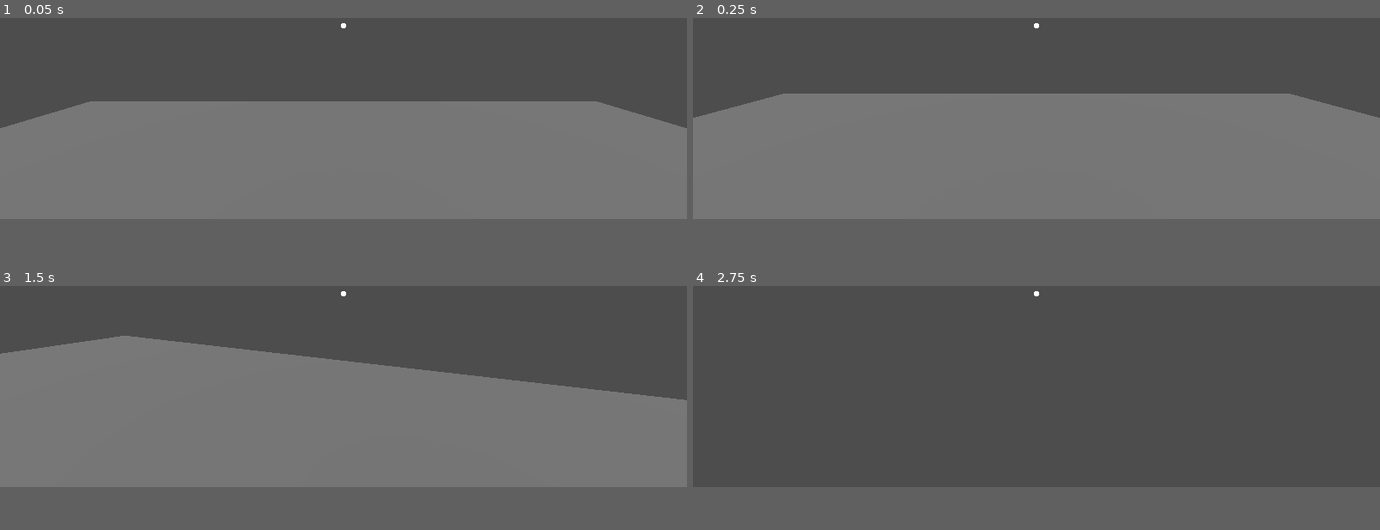
Above: before the commit, frames 1-4 (two rows, left to right).
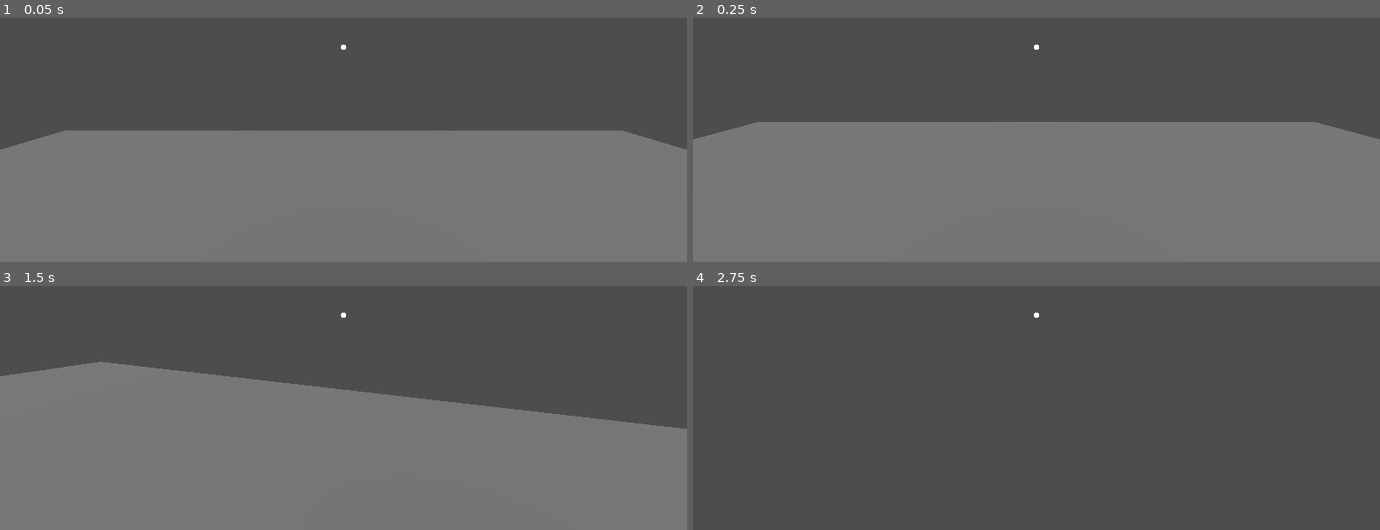
Above: after the commit, the same moments.

Repository: phearbot/Manifold-Godot
Game: Godot game, scene res://scenes/test.tscn
Two runs of this game, one before a commit and one after it. Both use one fixed random seed, a clock stepped at 60 frames per second and the inputs below.
Inputs (mouse positions are in pixels of both pictures, inside the frame that each line leads up to):
- Up to frame 1 (0.05 s): no input
- Up to frame 2 (0.25 s): no input
- Up to frame 3 (1.5 s): tap Enter (ui_accept) at 0.5, 0.77 s; move the mouse to (377, 293) at 0.52 s; hold Up (ui_up) from 0.53 s (still down); click (377, 293) at 0.6 s; move the mouse to (309, 295) at 1.27 s; click (309, 295) at 1.35 s
- Up to frame 4 (2.75 s): keep holding Up (ui_up); tap Enter (ui_accept) at 1.52 s; move the mouse to (1050, 286) at 2.02 s; click (1050, 286) at 2.1 s
In our replay, the window is 800x450 before the commit and 800x500 after it. These sizes can differ from the game's own. Grey fills any space a smaller window leaves; there, only what the larger window draws over its background counts as a difference.

The runs differ from the first frame. In frame 1, 11% of the frame differs, in the area x 0-100%, y 2-54%; in frame 2, 11%; in frame 3, 11%, in the area x 0-100%, y 2-59%; in frame 4, less than 0.1%.

Commit message:
reticle is now a scaling element of the UI

Diff:
--- a/icon.svg
+++ /dev/null
@@ -1 +0,0 @@
-<svg height="128" width="128" xmlns="http://www.w3.org/2000/svg"><rect x="2" y="2" width="124" height="124" rx="14" fill="#363d52" stroke="#212532" stroke-width="4"/><g transform="scale(.101) translate(122 122)"><g fill="#fff"><path d="M105 673v33q407 354 814 0v-33z"/><path fill="#478cbf" d="m105 673 152 14q12 1 15 14l4 67 132 10 8-61q2-11 15-15h162q13 4 15 15l8 61 132-10 4-67q3-13 15-14l152-14V427q30-39 56-81-35-59-83-108-43 20-82 47-40-37-88-64 7-51 8-102-59-28-123-42-26 43-46 89-49-7-98 0-20-46-46-89-64 14-123 42 1 51 8 102-48 27-88 64-39-27-82-47-48 49-83 108 26 42 56 81zm0 33v39c0 276 813 276 813 0v-39l-134 12-5 69q-2 10-14 13l-162 11q-12 0-16-11l-10-65H447l-10 65q-4 11-16 11l-162-11q-12-3-14-13l-5-69z"/><path d="M483 600c3 34 55 34 58 0v-86c-3-34-55-34-58 0z"/><circle cx="725" cy="526" r="90"/><circle cx="299" cy="526" r="90"/></g><g fill="#414042"><circle cx="307" cy="532" r="60"/><circle cx="717" cy="532" r="60"/></g></g></svg>
--- a/project.godot
+++ b/project.godot
@@ -17,8 +17,8 @@
 
 [display]
 
-window/size/viewport_width=2560
-window/size/viewport_height=1440
+window/size/viewport_width=3840
+window/size/viewport_height=2160
 window/size/initial_position_type=3
 window/size/initial_screen=2
 
--- a/scenes/hud.tscn
+++ b/scenes/hud.tscn
@@ -4,7 +4,20 @@
 
 [node name="HUD" type="CanvasLayer"]
 
-[node name="cursor" type="Sprite2D" parent="."]
-position = Vector2(1280, 720)
+[node name="Reticle" type="TextureRect" parent="."]
+anchors_preset = 8
+anchor_left = 0.5
+anchor_top = 0.5
+anchor_right = 0.5
+anchor_bottom = 0.5
+offset_left = -100.0
+offset_top = -100.0
+offset_right = 100.0
+offset_bottom = 100.0
+grow_horizontal = 2
+grow_vertical = 2
 scale = Vector2(0.1, 0.1)
+pivot_offset = Vector2(100, 100)
+size_flags_horizontal = 4
+size_flags_vertical = 8
 texture = ExtResource("1_mpsm4")
Not shown, removed: icon.svg.import
